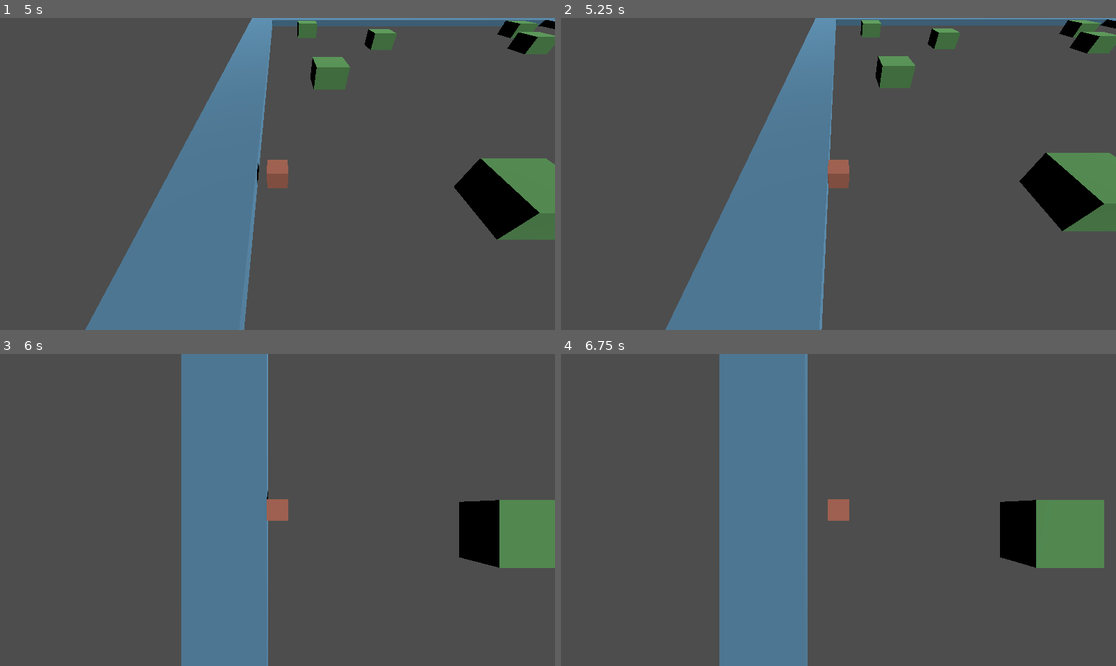
Above: before the commit, frames 1-4 (two rows, left to right).
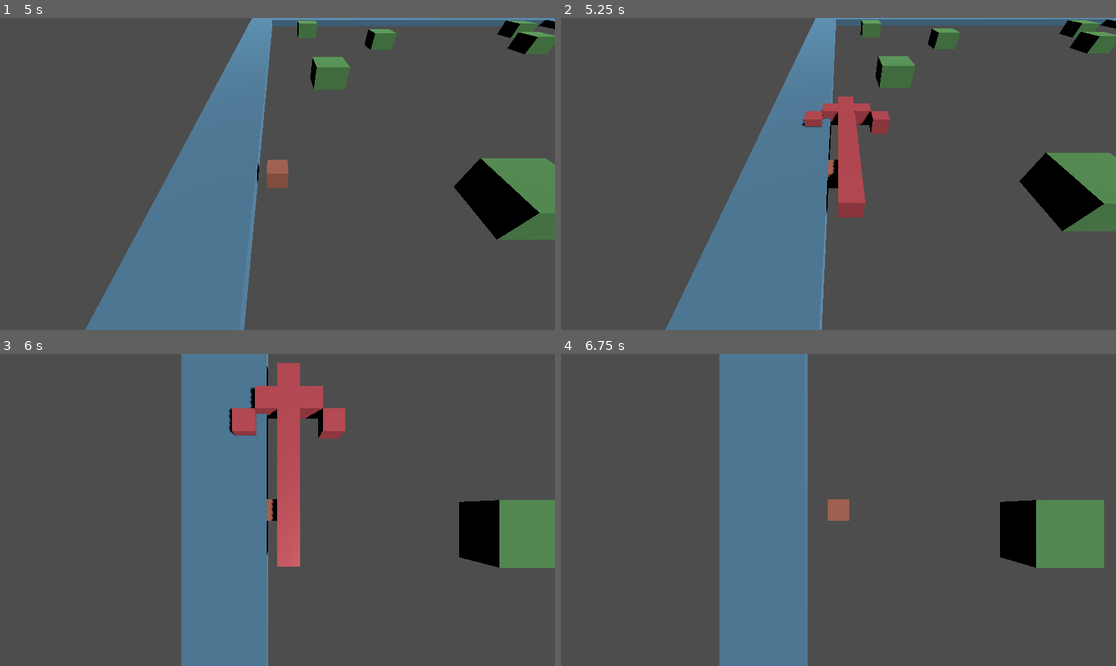
Above: after the commit, the same moments.

Repository: YeeClaw/gravitygame
Game: Godot game, scene res://scenes/main.tscn
Same seed, same stepped clock (60 frames per second), same inputs: the game is played once before the commit and once after it.
Inputs (mouse positions are in pixels of both pictures, inside the frame that each line leads up to):
- Up to frame 1 (5 s): move the mouse to (399, 158) at 0.52 s; hold D (actor_right) 0.53-1.28 s; tap Space (actor_release) at 0.6, 2.1, 3.6 s; move the mouse to (166, 189) at 1.27 s; hold S (actor_down) 1.28-2.03 s; tap T (toggle_perspective) at 1.35, 2.85, 4.35 s; move the mouse to (333, 105) at 2.02 s; hold D (actor_right) 2.03-2.78 s; move the mouse to (249, 236) at 2.77 s; hold W (actor_up) 2.78-3.53 s; move the mouse to (444, 220) at 3.52 s; hold A (actor_left) from 3.53 s (still down); move the mouse to (111, 127) at 4.27 s
- Up to frame 2 (5.25 s): move the mouse to (866, 174) at 5.02 s; release A (actor_left) at 5.03 s; hold S (actor_down) from 5.03 s (still down); tap Space (actor_release) at 5.1 s
- Up to frame 3 (6 s): tap Enter at 5.75 s; move the mouse to (194, 432) at 5.77 s; release S (actor_down) at 5.78 s; hold D (actor_right) from 5.78 s (still down); tap T (toggle_perspective) at 5.85 s
- Up to frame 4 (6.75 s): tap Space (actor_release) at 6.5, 6.6 s; move the mouse to (960, 494) at 6.52 s; release D (actor_right) at 6.53 s; hold W (actor_up) from 6.53 s (still down)

Frame 1 is identical in both runs. In frame 2, 2.5% of the frame differs, in the area x 43-60%, y 25-64%; in frame 3, 4.6%, in the area x 41-63%, y 2-69%; in frame 4, nothing differs.

Commit message:
TG-7 Add the direction indicator

Diff:
--- a/scenes/character.tscn
+++ b/scenes/character.tscn
@@ -1,9 +1,10 @@
-[gd_scene load_steps=8 format=3 uid="uid://brgs56fwbqqrl"]
+[gd_scene load_steps=9 format=3 uid="uid://brgs56fwbqqrl"]
 
 [ext_resource type="Script" path="res://scripts/character.gd" id="1_xje8w"]
 [ext_resource type="Script" path="res://scripts/nodes/StateMachine.gd" id="2_pmby7"]
 [ext_resource type="Script" path="res://scripts/states/floating.gd" id="3_0evvi"]
 [ext_resource type="Script" path="res://scripts/states/grabbing_wall.gd" id="4_6g4pv"]
+[ext_resource type="PackedScene" uid="uid://c1llnrlyyi0kq" path="res://scenes/direction_indicator.tscn" id="5_crudb"]
 
 [sub_resource type="BoxShape3D" id="BoxShape3D_n8xm5"]
 
@@ -37,3 +38,5 @@
 
 [node name="IsoCamera" type="Camera3D" parent="."]
 transform = Transform3D(1, 0, 0, 0, 0.707107, 0.707107, 0, -0.707107, 0.707107, 0, 7.1, 7.1)
+
+[node name="DirectionIndicator" parent="." instance=ExtResource("5_crudb")]
--- /dev/null
+++ b/scenes/direction_indicator.tscn
@@ -0,0 +1,8 @@
+[gd_scene load_steps=2 format=3 uid="uid://c1llnrlyyi0kq"]
+
+[ext_resource type="PackedScene" uid="uid://b40behybnsddj" path="res://art/models/red_arrow.gltf" id="1_rtfsr"]
+
+[node name="DirectionIndicator" type="Node3D"]
+
+[node name="red_arrow" parent="." instance=ExtResource("1_rtfsr")]
+transform = Transform3D(1, 0, 0, 0, 1, 0, 0, 0, 1, 0, 0, -1.5)
--- a/scripts/character.gd
+++ b/scripts/character.gd
@@ -4,12 +4,14 @@
 const SPEED = 5.0
 const JUMP_VELOCITY = 4.5
 var collision: bool = false
+var direction_indicator: Node3D
 
 
 func _ready() -> void:
 	var rng := RandomNumberGenerator.new()
 	velocity = Vector3(rng.randi_range(-5, 5), 0, rng.randi_range(-5, 5))
-	print(velocity)
+	direction_indicator = $DirectionIndicator
+	direction_indicator.hide()
 
 
 func _physics_process(_delta: float) -> void:
--- /dev/null
+++ b/scripts/direction_indicator.gd
@@ -0,0 +1,13 @@
+extends Node3D
+
+
+func _ready():
+    print("Hello from direction indicator")
+
+
+func _process(_delta):
+    #Tells the direction indicator to look at the cursor
+    var flat_mouse_position: Vector2 = get_viewport().get_global_mouse_position()
+    var thiccc_mouse_position := Vector3(flat_mouse_position.x, 0, flat_mouse_position.y)
+    print(thiccc_mouse_position)
+    look_at(thiccc_mouse_position)
--- a/scripts/states/grabbing_wall.gd
+++ b/scripts/states/grabbing_wall.gd
@@ -13,6 +13,7 @@
 	print("Grabbing a wall!")
 
 	character.velocity = Vector3(0, 0, 0)
+	character.direction_indicator.show()
 
 
 func Physics_Update(_delta: float):
@@ -29,3 +30,8 @@
 	if Input.is_action_just_pressed("actor_release"):
 		character.velocity = Vector3(direction.x * character.SPEED, 0, direction.z * character.SPEED)
 		Transitioned.emit(self, "Floating")
+
+
+func Exit() -> void:
+	#Hides the direction indicator
+	character.direction_indicator.hide()
Binary file added: art/models/red_arrow_0.png
